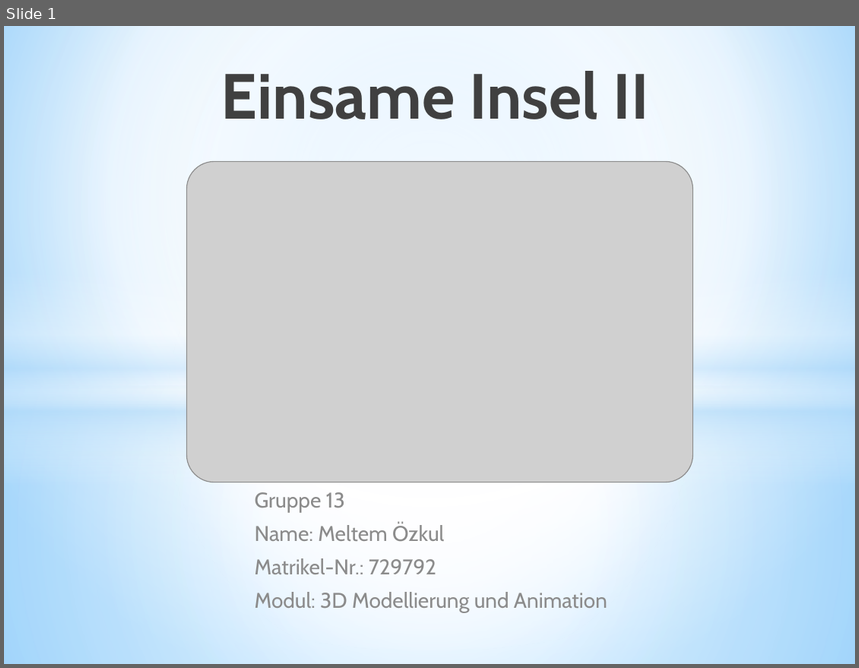
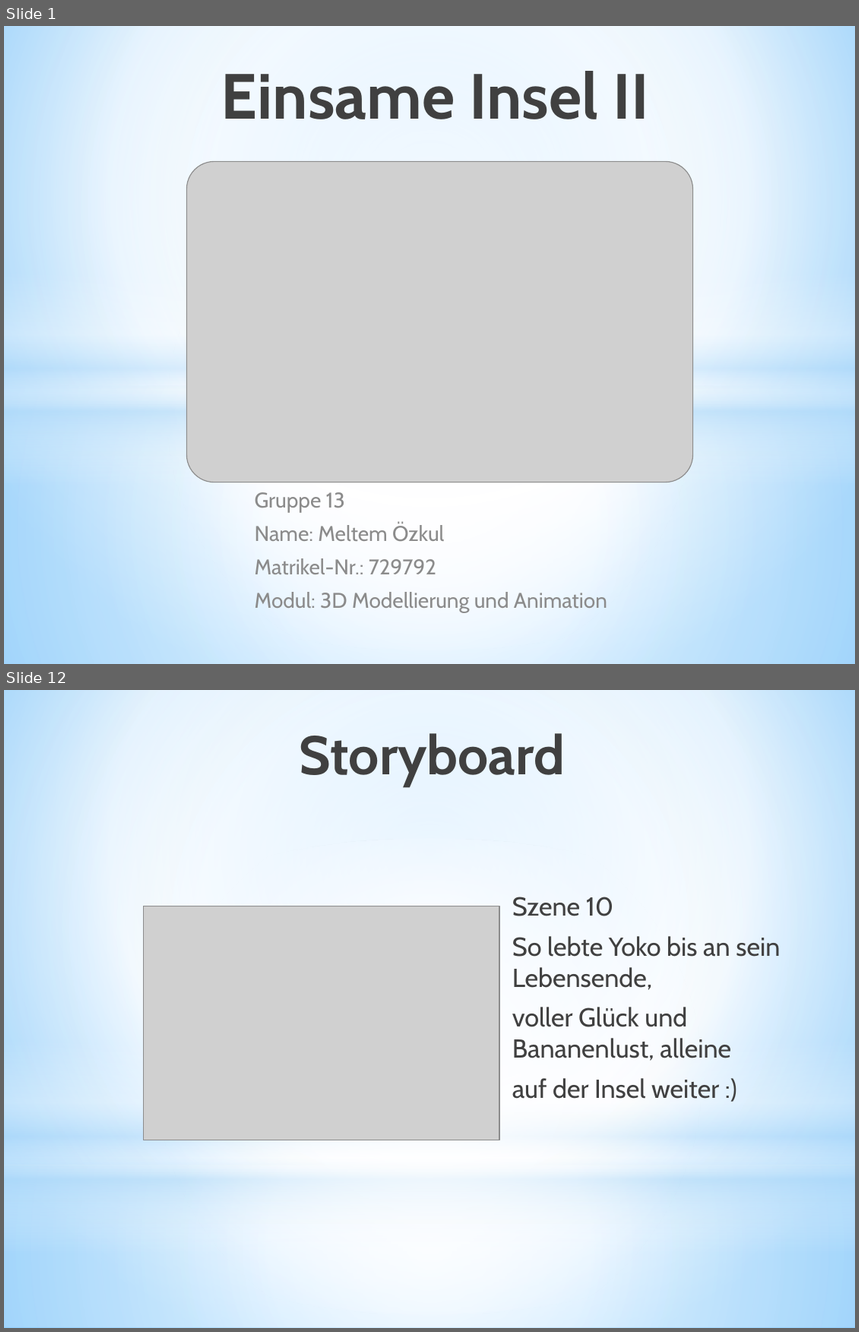
Before and after one commit to Mel-tem/51-MOE-3D, a slide deck: Präsentationen/01 Planungsphase/Planungspraesentation_MeltemOezkul_MOE_51.pptx. Shown one above the other, each under a label of ours: slide 1 before the commit, slides 1 and 12 after it; the slides between them are not shown. The pictures are 859x668 and 859x1332 pixels, drawn with LibreOffice and Linux fonts; fonts in the diff are those of the drawing; grey boxes stand for pictures. Boxes give left, top, right and bottom in pixels: in the first picture for what was removed or moved away, otherwise in the second. Text is boxed around its words. In the diff, an @@ line names an element or a change of style, - is before the commit and + after.

```diff
--- a/Präsentationen/01 Planungsphase/Planungspraesentation_MeltemOezkul_MOE_51.pptx
+++ b/Präsentationen/01 Planungsphase/Planungspraesentation_MeltemOezkul_MOE_51.pptx
@@ slide 12 added at (4, 690, 855, 1328), background gradient #9ED5FF to #FFFFFF to #5BB9FF @@
@@ rectangle added at (4, 690, 855, 1165), fill gradient #FFFFFF to #B4DCFA @@
@@ title added at (300, 733, 566, 787), 46 pt, text gradient #000000 to #404040 to #212745, bold @@
+Storyboard
@@ ellipse added at (4, 839, 855, 1314), fill gradient #FFFFFF @@
@@ picture added at (144, 906, 500, 1140) @@
@@ text added at (512, 897, 780, 1099), 22 pt, text #404040 @@
+Szene 10
+So lebte Yoko bis an sein Lebensende,
+voller Glück und Bananenlust, alleine
+auf der Insel weiter :)
@@ rectangle added at (4, 1040, 855, 1253), fill gradient #FFFFFF to #B4DCFA @@
@@ rectangle added at (4, 1165, 855, 1328), fill gradient #FFFFFF to #B4DCFA @@
```
Also in this commit, not shown: 1 slide changed, 10 other slides added, 3 slides removed, 47 other files.
